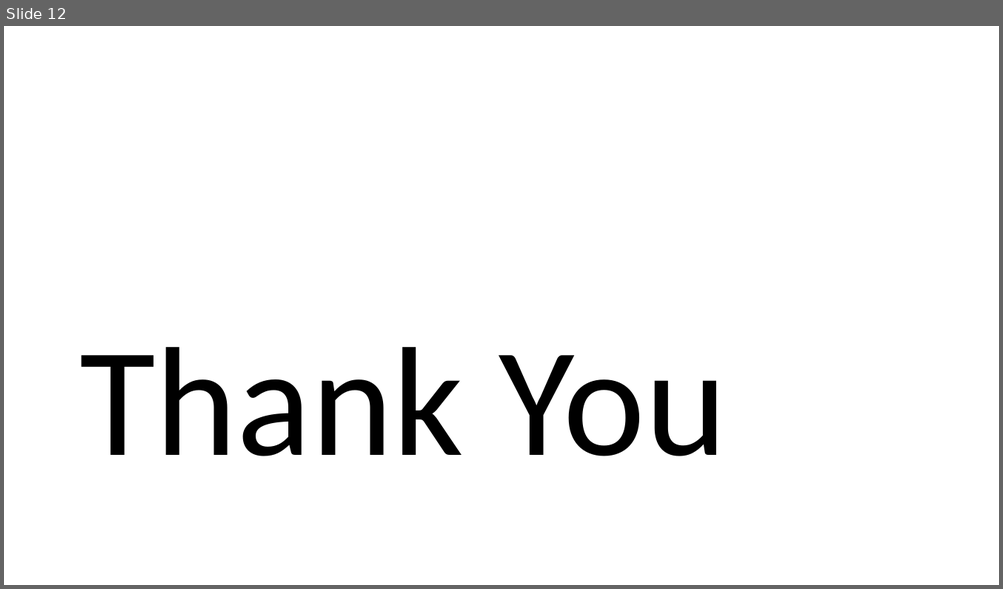
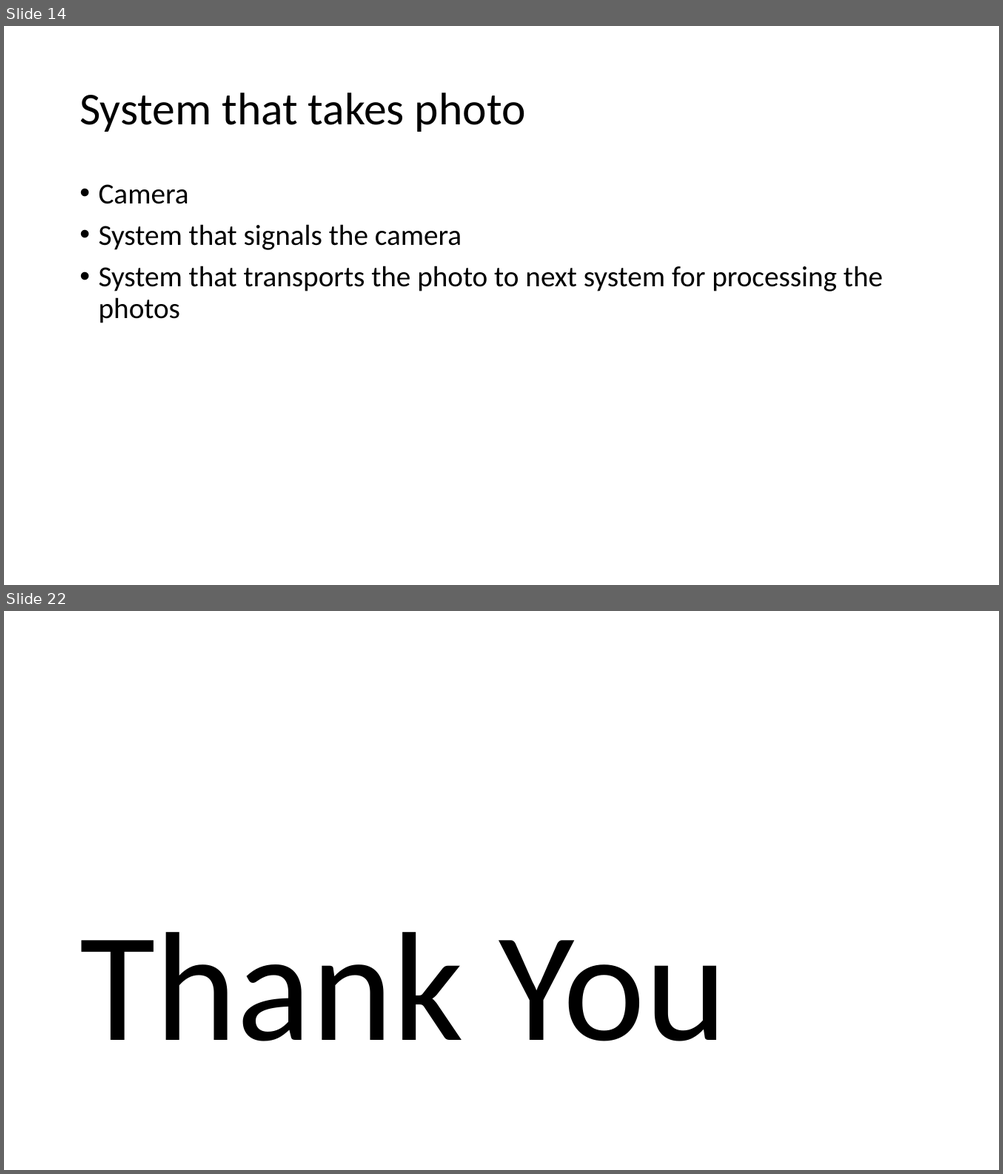
Before and after one commit to Chandru-crypted/Attendance_system_using_facial_recognition, a slide deck: DOCS/PPT's/Problem statement.pptx. Shown one above the other, each under a label of ours: slide 12 before the commit, slides 14 and 22 after it; the slides between them are not shown. The pictures are 1003x589 and 1003x1174 pixels, drawn with LibreOffice and Linux fonts; fonts in the diff are those of the drawing. Boxes give left, top, right and bottom in pixels: in the first picture for what was removed or moved away, otherwise in the second. Text is boxed around its words. In the diff, an @@ line names an element or a change of style, - is before the commit and + after.

```diff
--- a/DOCS/PPT's/Problem statement.pptx
+++ b/DOCS/PPT's/Problem statement.pptx
@@ slide 14 added at [4,26,999,585], background #FFFFFF @@
@@ title added at [79,93,526,132], 44 pt, text #000000 @@
+System that takes photo
@@ text added at [99,184,882,323], 28 pt, text #000000 @@
+• Camera
+• System that signals the camera
+• System that transports the photo to next system for processing the photos
@@ what was slide 12 is now slide 22 @@
```
Also in this commit, not shown: 9 other slides added.
